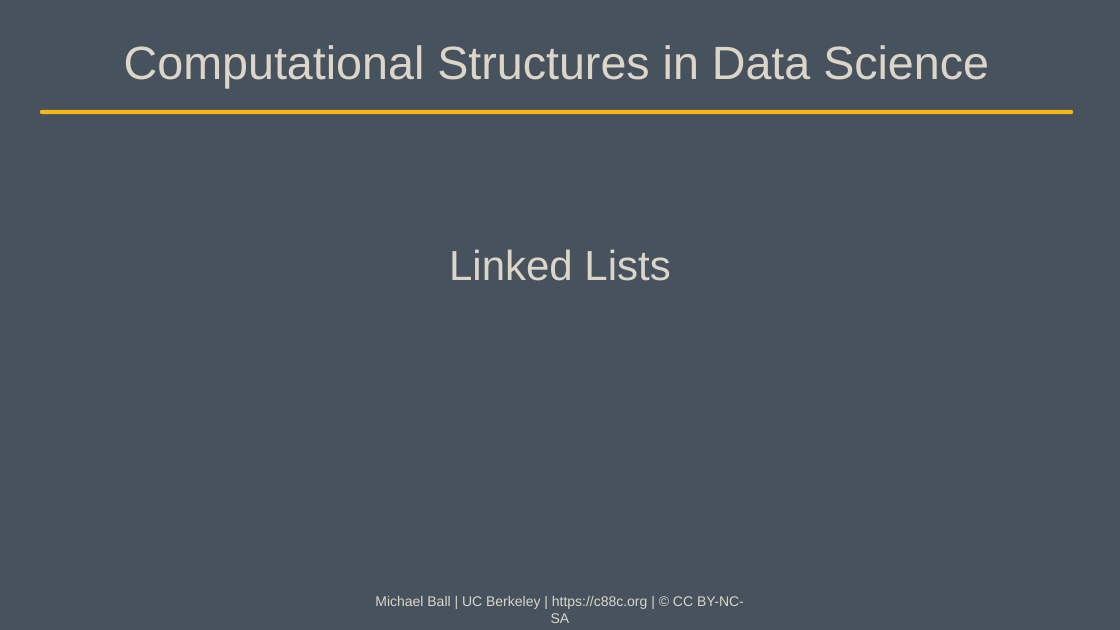
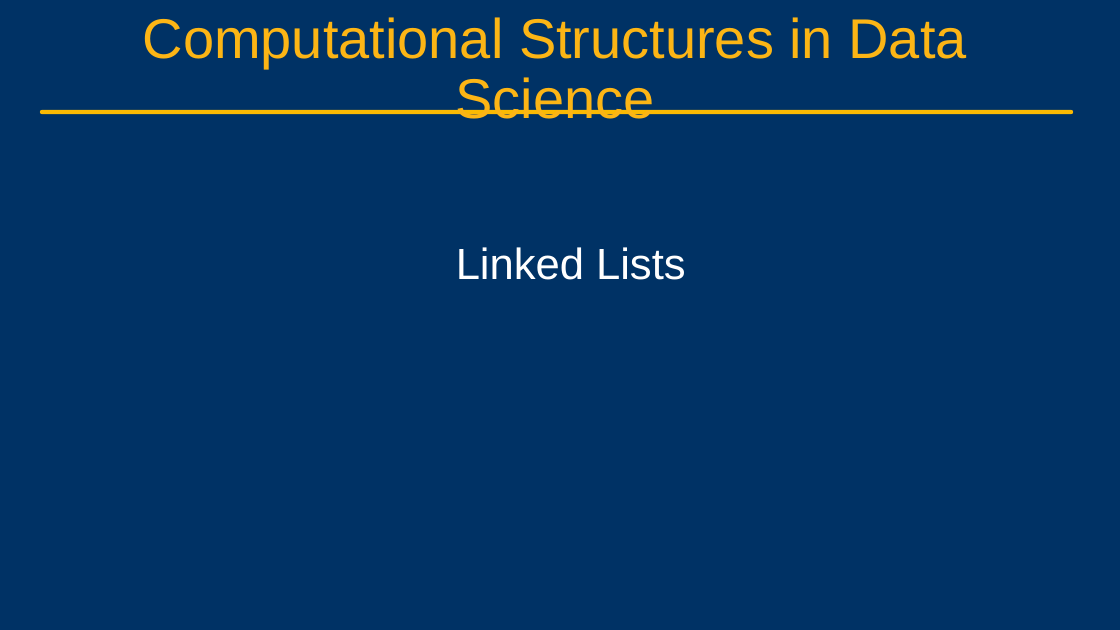
Before and after one commit to cs88-website/sp24, a slide deck: slide 7 of assets/slides/sp24/17-Linked_Lists.pptx (slide 6 before the commit). Drawn at 1120x630 pixels with LibreOffice and Linux fonts; fonts in the diff are those of the drawing; background and template pictures are left out. Boxes give left, top, right and bottom in pixels: in the first picture for what was removed or moved away, otherwise in the second. Text is boxed around its words. In the diff, an @@ line names an element or a change of style, - is before the commit and + after.

```diff
--- a/assets/slides/sp24/17-Linked_Lists.pptx
+++ b/assets/slides/sp24/17-Linked_Lists.pptx
@@ background #46535E to #003265 @@
@@ text "Computational Structures in Data Science" at (143,17,967,119): size 40 to 48 pt, text colour #DDD5C7 to #FCB515 @@
@@ line (42, 112) - (1071, 112): stroke #FCB515 3.75 pt to #FBBA03 3.75 pt @@
@@ title "Linked Lists": place and size @@
-title "Linked Lists" at (449,249,670,281)
+title "Linked Lists" at (456,247,686,280)
@@ title "Linked Lists" at (456,247,686,280): size 36 to 37.3 pt, text colour #DDD5C7 to #FFFFFF @@
@@ text removed at (375,596,744,623) @@
-Michael Ball | UC Berkeley | https://c88c.org | © CC BY-NC-SA
```
Also in this commit, not shown: 15 other slides changed, 6 slides added, 1 slide removed, 7 other files.
